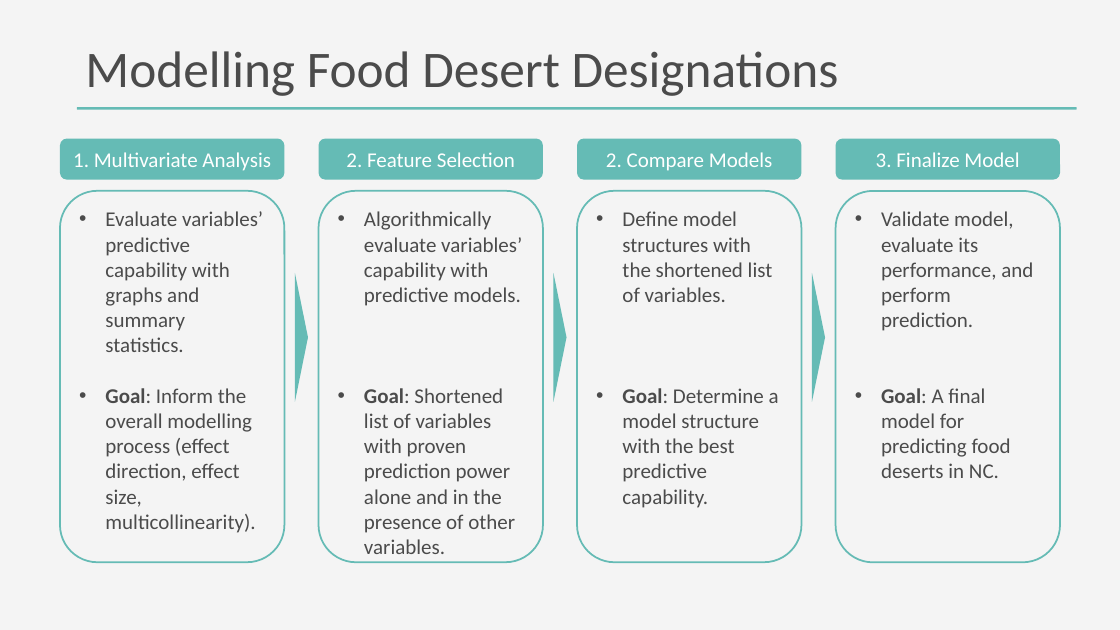
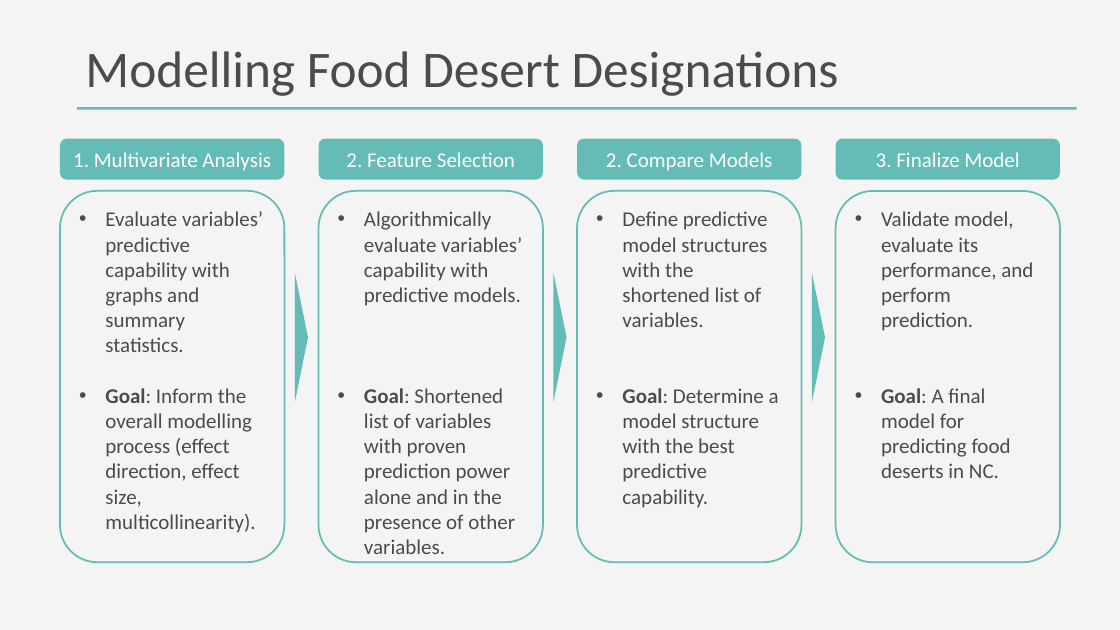
Before and after one commit to DanteHaywood/cfc_ds_screen, a slide deck: slide 10 of doc/2020_11_25_cfc_ds_technical_screen_haywood.pptx. Drawn at 1120x630 pixels with LibreOffice and Linux fonts; fonts in the diff are those of the drawing. Boxes give left, top, right and bottom in pixels: in the first picture for what was removed or moved away, otherwise in the second. Text is boxed around its words. In the diff, an @@ line names an element or a change of style, - is before the commit and + after.

Commit message:
Added variables selected.

```diff
--- a/doc/2020_11_25_cfc_ds_technical_screen_haywood.pptx
+++ b/doc/2020_11_25_cfc_ds_technical_screen_haywood.pptx
@@ text in rounded rectangle at box(622, 211, 768, 327): text changed @@
-• Define model structures with the shortened list of variables.
+• Define predictive model structures with the shortened list of variables.
```
Also in this commit, not shown: 5 other slides changed, 1 slide added.
